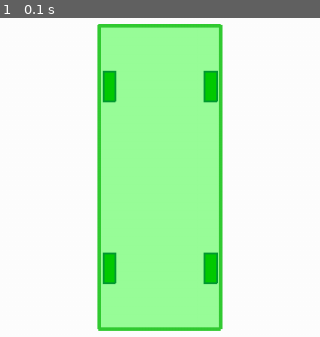
Above: before the commit, frame 1.
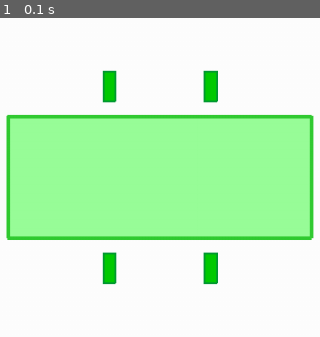
Above: after the commit, the same moment.

Repository: Bobbassoonguy/AutonomousVehicles
Game: pygame game, started from Scenarios/Scenario1_create_car.py
The game is run twice, just before and just after one commit, with the same random seed, the same clock (stepped at 60 frames per second) and the same inputs.
Inputs:
- Up to frame 1 (0.1 s): no input

The runs differ from the first frame. In frame 1, 45% of the frame differs, in the area x 1-99%, y 1-99%.

Commit message:
working rotation thing

Diff:
--- a/Classes/Shape.py
+++ b/Classes/Shape.py
@@ -1,4 +1,5 @@
 import pygame
+import math
 
 class Shape:
     def __init__(self, parent, surface, points, color, line_width=4, fill=True, fill_color=None):
@@ -19,9 +20,19 @@
             y += i[1]
         return [x/num_points, y/num_points]
 
-    def rotate(self, angle, rotation_center=None):
-        #foo bar
-        print("Hello")
+    def rotate(self, angle, rotation_center="None"):
+        centroid = self.get_centroid()
+        if rotation_center != "None":
+            centroid = rotation_center
+        for i in self.points:
+            x = i[0]-centroid[0]
+            y = i[1]-centroid[1]
+            print(str(x) + ", " + str(y))
+            i[0] = x * math.cos(angle) - y * math.sin(angle) + centroid[0]
+            i[1] = x * math.sin(angle) + y * math.cos(angle) + centroid[1]
+            x = i[0] - centroid[0]
+            y = i[1] - centroid[1]
+            print(str(x) + ", " + str(y))
 
     def move(self, x_offset, y_offset):
         for i in self.points:
--- a/Classes/Vehicle.py
+++ b/Classes/Vehicle.py
@@ -1,5 +1,6 @@
 import pygame
 import Shape
+import math
 
 class Vehicle:
     def __init__(self, parent, x=3, y=4):
@@ -51,6 +52,9 @@
         self.back_right_wheel.draw()
         self.back_left_wheel.draw()
 
+    def turn(self):
+        self.outline.rotate(math.pi/2)
+
         # foo bar
 
 
--- a/Scenarios/Scenario1_create_car.py
+++ b/Scenarios/Scenario1_create_car.py
@@ -7,6 +7,7 @@
 clock = pygame.time.Clock()
 
 main.addCar()
+main.vehicles[0].turn()
 
 while not done:
     clock.tick(main.FPS)
